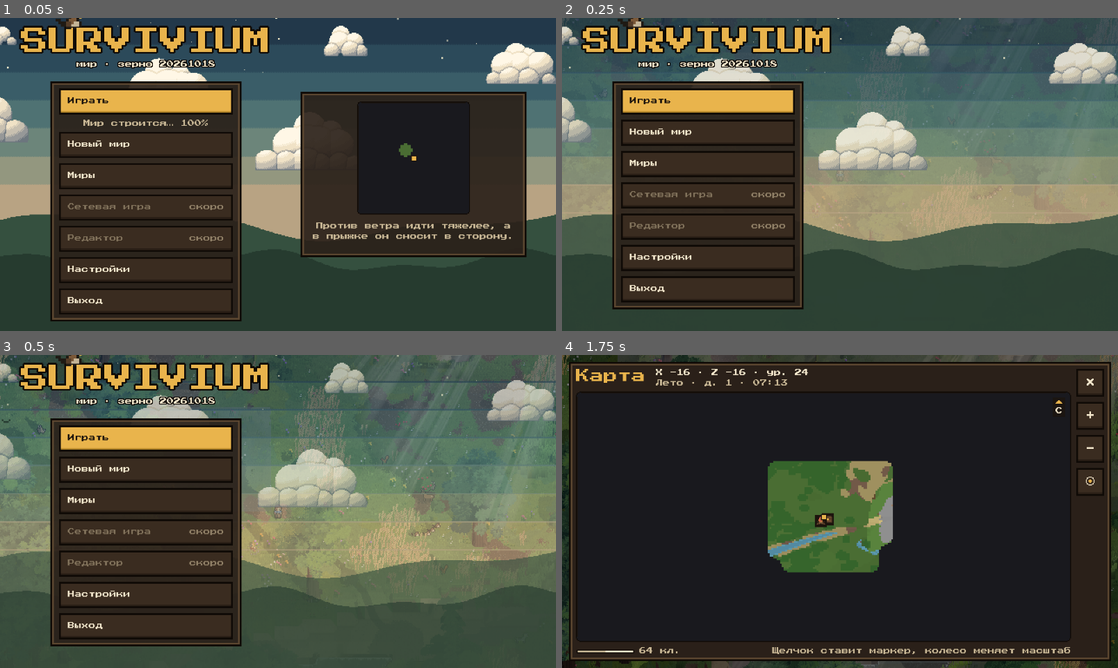
Above: before the commit, frames 1-4 (two rows, left to right).
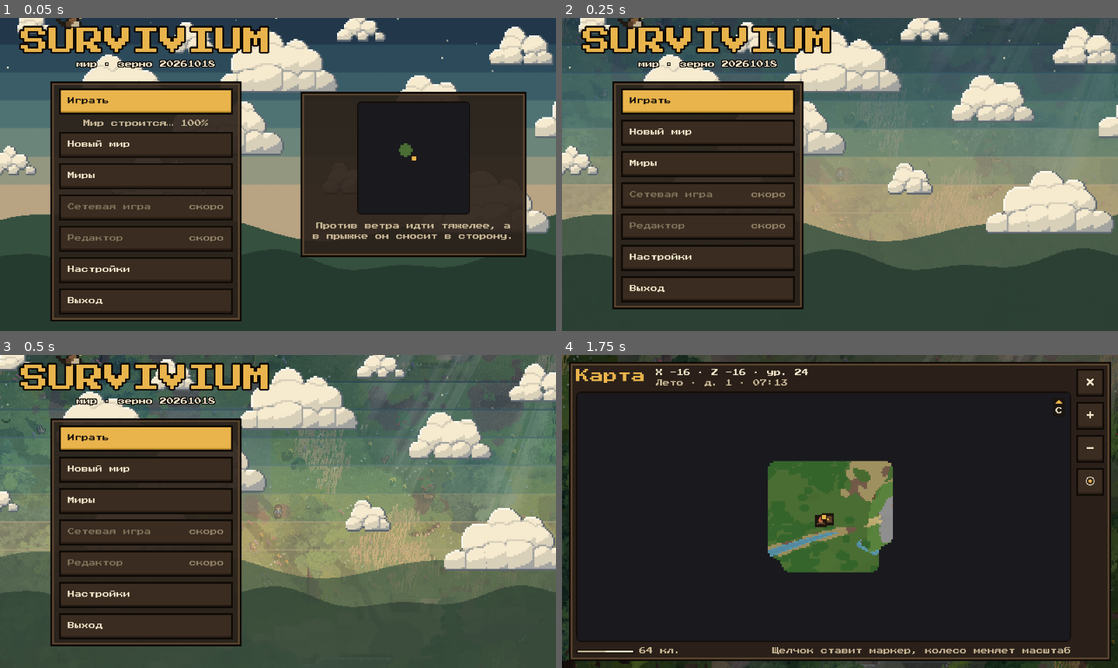
Above: after the commit, the same moments.

Repository: randomboygh/survivium
Game: Godot game, scene res://scenes/main.tscn
Two runs of this game, one before a commit and one after it. Both use one fixed random seed, a clock stepped at 60 frames per second and the inputs below.
Inputs (mouse positions are in pixels of both pictures, inside the frame that each line leads up to):
- Up to frame 1 (0.05 s): no input
- Up to frame 2 (0.25 s): no input
- Up to frame 3 (0.5 s): no input
- Up to frame 4 (1.75 s): click "Играть" at 0.5 s; tap Enter at 1.25 s; drag from (1073, 439) to (895, 442) at 1.27 s

The runs differ from the first frame. In frame 1, 9.7% of the frame differs, in the area x 0-100%, y 0-69%; in frame 2, 16%; in frame 3, 15%; in frame 4, nothing differs.
Error in both runs: Invalid type in function 'mow_targets' in base 'RefCounted (world_actions.gd)'. The array of argument 2 (Array) does not have the same element type as the expe…

Commit message:
Main menu: chunkier clouds in the game's style that part when the world is built
The cloud sheet is drawn at half size (cells 80x40) and shown with a pixel of 2 UI
px, the birds' pixel; three tones lit from the upper left with a light rim toward
the light and a dark outline away from it, as the world's cells. Fourteen clouds
drift at their own heights and paces; when the world is built they slide to
their sides of the screen, faster and faster, as the painted sky fades. Shot
ui-main-menu-part catches them halfway.

Co-Authored-By: Claude Opus 5.5 (1M context) <noreply@anthropic.com>
Claude-Session: https://claude.ai/code/session_01XBdTjSGVrjAVXuzNHJMFL7

Diff:
--- a/src/client/ui/main_menu.gd
+++ b/src/client/ui/main_menu.gd
@@ -33,18 +33,24 @@
 	Color("#93977f"), Color("#b8a383")]
 const HILLS := [Color("#35503f"), Color("#263b2f")]
 ## Cumulus clouds over the painted sky, drawn by tools/make_clouds.py: a row of
-## cells CLOUD_CELL in UI px, each a cloud on the bottom of its cell. Each one drifting
-## right: the height of its base (share of the sky), its cell, UI px a second, where
-## it starts. The far ones high and small, the near ones lower, bigger and faster.
+## cells CLOUD_CELL pixels, each a cloud on the bottom of its cell, a pixel CLOUD_PX UI
+## px as the birds' are. Each one drifting right: the height of its base (share of the
+## sky), its cell, UI px a second, where it starts. The far ones high and slow, the near
+## ones lower and faster. When the world is built they part to the sides in PART
+## seconds, faster and faster, as the painted sky fades behind them.
 const CLOUD_SHEET := preload("res://assets/menu_clouds.png")
-const CLOUD_CELL := Vector2(160, 80)
-const CLOUDS := [[0.16, 5, 1.5, 0.1], [0.22, 3, 2.0, 0.6], [0.36, 2, 3.0, 0.85], [0.50, 1, 4.0, 0.35],
-	[0.66, 0, 5.5, 0.05], [0.80, 4, 7.0, 0.55]]
+const CLOUD_CELL := Vector2(80, 40)
+const CLOUD_PX := 2.0
+const CLOUDS := [[0.10, 5, 1.0, 0.15], [0.14, 9, 1.2, 0.62], [0.20, 3, 1.5, 0.38], [0.26, 7, 1.8, 0.85],
+	[0.33, 2, 2.2, 0.05], [0.40, 8, 2.6, 0.5], [0.48, 1, 3.0, 0.28], [0.55, 6, 3.5, 0.72],
+	[0.63, 4, 4.0, 0.95], [0.72, 0, 4.6, 0.42], [0.82, 9, 5.2, 0.12], [0.92, 3, 6.0, 0.6],
+	[1.02, 8, 7.0, 0.33], [1.12, 0, 8.0, 0.8]]
+const PART := FADE
 ## Stars over the top of the sky (some of them two pixels across), the birds' colour,
 ## the size of a pixel of them and the seconds between their flights.
 const STARS := 24
 const BIRD := Color("#14211b")
-const FLOCK_PX := 2.0
+const FLOCK_PX := CLOUD_PX
 const FLOCK_EVERY := 14.0
 ## The sparrow on the name is the game's own (the birds mod's picture, facing right):
 ## sitting it is the first frame, in a hop it beats its wings with the others.
@@ -106,6 +112,9 @@
 var _backdrop: Control
 ## What moves over the painted sky (see _draw_motion), and seconds it has been moving.
 var _motion: Control
+## The clouds over the sky and how far (0..1) they have parted, -1 before.
+var _clouds: Control
+var _part := -1.0
 var _time := 0.0
 var _title: Label
 ## The sparrow hopping along the top of the name: where it stands (UI px from the
@@ -168,6 +177,11 @@
 	_motion.texture_filter = CanvasItem.TEXTURE_FILTER_NEAREST
 	_motion.draw.connect(_draw_motion)
 	_backdrop.add_child(_motion)
+	_clouds = Control.new()
+	_clouds.mouse_filter = Control.MOUSE_FILTER_IGNORE
+	_clouds.texture_filter = CanvasItem.TEXTURE_FILTER_NEAREST
+	_clouds.draw.connect(_draw_clouds)
+	add_child(_clouds)
 	_screen = Control.new()
 	_screen.mouse_filter = Control.MOUSE_FILTER_STOP
 	_screen.draw.connect(_draw_focus)
@@ -439,14 +453,20 @@
 	var rect := Rect2(hud.position, hud.size * hud.scale)
 	if rect != _fit_for or scale != hud.scale:
 		_fit()
-	if _backdrop.visible:
+	if _backdrop.visible or _clouds.visible:
 		_time += delta
 		_motion.queue_redraw()
+		_clouds.queue_redraw()
+	if _part >= 0.0 and _clouds.visible:
+		_part = minf(_part + delta / PART, 1.0)
+		if _part >= 1.0:
+			_clouds.visible = false
 		# The glint runs while the world is being built.
 		var at := fmod(_time, GLINT_EVERY) * 120.0 - 20.0
 		_title.material.set_shader_parameter("glint", at if not game.ready_to_play else -1000.0)
 	if game.ready_to_play and _backdrop.visible and not _fading:
 		_fading = true
+		_part = 0.0
 		var tw := _backdrop.create_tween()
 		tw.tween_property(_backdrop, "modulate:a", 0.0, FADE)
 		tw.tween_callback(func() -> void:
@@ -641,19 +661,34 @@
 	_sparrow.draw_set_transform(Vector2.ZERO)
 
 
-## The sky's moving parts, over the painted sky: cumulus clouds drifting right at their
-## own pace, stars blinking at the top, and three birds flapping across now and then.
+## The clouds drifting right at their own pace, each to its side of the screen as
+## they part (see PART).
+func _draw_clouds() -> void:
+	var s: float = scale.x
+	var full := Rect2(-position / s, get_viewport_rect().size / s).grow(2)
+	var sky_h := full.size.y * 0.62
+	var size := CLOUD_CELL * CLOUD_PX
+	var span := full.size.x + size.x
+	var away := maxf(_part, 0.0)
+	away = away * away * away * (full.size.x * 0.5 + size.x)
+	for i in CLOUDS.size():
+		var c: Array = CLOUDS[i]
+		var x := full.position.x + fposmod(c[3] * span + _time * c[2], span) - size.x
+		var side := signf(x + size.x * 0.5 - full.get_center().x)
+		if side == 0.0:
+			side = 1.0 if i % 2 == 0 else -1.0
+		var at := Vector2(x + side * away, full.position.y + sky_h * c[0] - size.y).floor()
+		var cell := Rect2(Vector2(c[1] * CLOUD_CELL.x, 0.0), CLOUD_CELL)
+		_clouds.draw_texture_rect_region(CLOUD_SHEET, Rect2(at, size), cell)
+
+
+## The sky's moving parts, over the painted sky: stars blinking at the top and three
+## birds flapping across now and then.
 func _draw_motion() -> void:
 	var s: float = scale.x
 	var full := Rect2(-position / s, get_viewport_rect().size / s).grow(2)
 	var top := full.position.y
 	var sky_h := full.size.y * 0.62
-	var span := full.size.x + CLOUD_CELL.x
-	for c in CLOUDS:
-		var x := floorf(full.position.x + fposmod(c[3] * span + _time * c[2], span) - CLOUD_CELL.x)
-		var y := floorf(top + sky_h * c[0] - CLOUD_CELL.y)
-		var cell := Rect2(Vector2(c[1] * CLOUD_CELL.x, 0.0), CLOUD_CELL)
-		_motion.draw_texture_rect_region(CLOUD_SHEET, Rect2(Vector2(x, y), CLOUD_CELL), cell)
 	for i in STARS:
 		var h := absi(hash(i * 7919))
 		var sx := full.position.x + float(h % 1000) / 1000.0 * full.size.x
--- a/tools/shot.gd
+++ b/tools/shot.gd
@@ -320,6 +320,8 @@
 	"ui-main-menu": {"time": 0.42, "season": 1, "touch": true, "main_menu": "live"},
 	"ui-main-menu-pc": {"time": 0.42, "season": 1, "main_menu": "live"},
 	"ui-main-menu-sky": {"time": 0.42, "season": 1, "touch": true, "main_menu": "sky"},
+	# The clouds parting once the world is built, caught halfway.
+	"ui-main-menu-part": {"time": 0.42, "season": 1, "touch": true, "main_menu": "part"},
 	"ui-main-menu-loading": {"time": 0.42, "season": 1, "touch": true, "main_menu": "loading"},
 	"ui-main-menu-loading-pc": {"time": 0.42, "season": 1, "main_menu": "loading"},
 	"ui-main-menu-setup": {"time": 0.42, "season": 1, "touch": true, "main_menu": "setup"},
@@ -716,10 +718,17 @@
 		if shot.has("main_menu"):
 			main._build_menu()
 			# Painted sky only for "sky": the world is built already, so it would fade.
-			main.menu._fading = shot.main_menu in ["sky", "loading"]
-			main.menu._backdrop.visible = shot.main_menu in ["sky", "loading"]
+			main.menu._fading = shot.main_menu in ["sky", "loading", "part"]
+			main.menu._backdrop.visible = shot.main_menu in ["sky", "loading", "part"]
+			main.menu._clouds.visible = shot.main_menu in ["sky", "loading", "part"]
 			main.menu.show_loading = shot.main_menu == "loading"
 			await process_frame
+			if shot.main_menu == "part":
+				# Halfway through the clouds parting, held there for the shot.
+				main.menu._part = 0.6
+				main.menu._backdrop.modulate.a = 0.5
+				main.menu.set_process(false)
+				main.menu._clouds.queue_redraw()
 			if shot.main_menu == "setup":
 				main.menu._new_world()
 				for i in 120:
Binary file changed: assets/menu_clouds.png
Not shown, changed: tools/make_clouds.py
